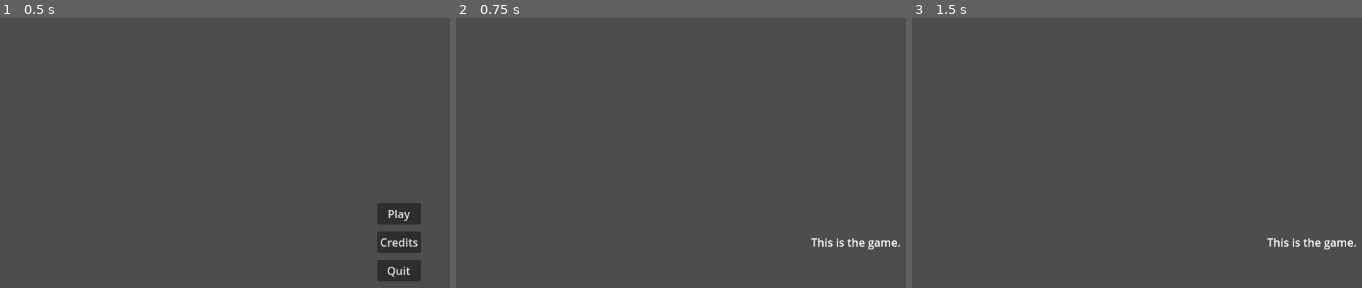
Above: before the commit, frames 1-3 (left to right).
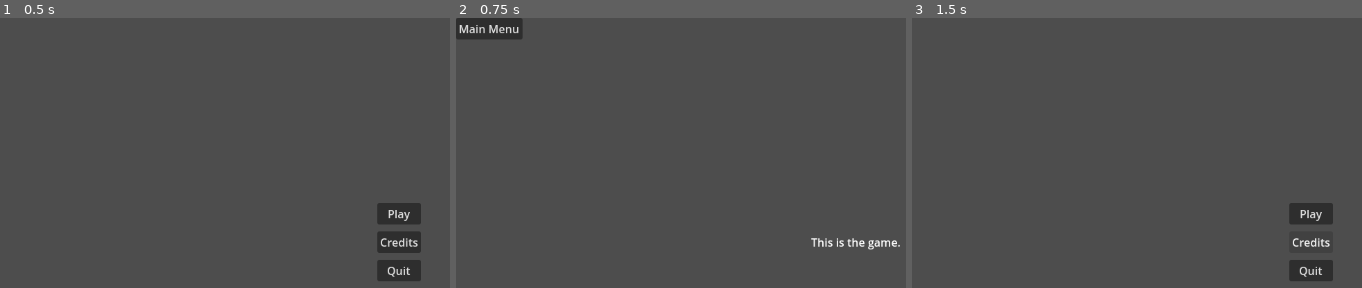
Above: after the commit, the same moments.

Repository: AlxGravel/LudumDare55_2024
Game: Godot game, scene res://MainMenu.tscn
Two runs of this game, one before a commit and one after it. Both use one fixed random seed, a clock stepped at 60 frames per second and the inputs below. The project has no main scene, so this scene is started directly.
Inputs (mouse positions are in pixels of both pictures, inside the frame that each line leads up to):
- Up to frame 1 (0.5 s): no input
- Up to frame 2 (0.75 s): click "Play" at 0.5 s
- Up to frame 3 (1.5 s): click (943, 28) at 1.25 s, where only the run after the commit has a clickable "Main Menu"

Frame 1 is identical in both runs. In frame 2, 1.1% of the frame differs, in the area x 0-15%, y 0-8%; in frame 3, 1.8%, in the area x 78-99%, y 68-98%.

Commit message:
Exit to main menu in game

Diff:
--- a/MainMenu.gd
+++ b/MainMenu.gd
@@ -2,7 +2,7 @@
 
 
 func _on_play_pressed():
-	get_tree().change_scene_to_file("res://FakeGamePlaceholder.tscn")
+	get_tree().change_scene_to_file("res://MainScene.tscn")
 
 func _on_quit_pressed():
 	get_tree().quit()
--- /dev/null
+++ b/MainScene.gd
@@ -0,0 +1,14 @@
+extends Label
+
+
+# Called when the node enters the scene tree for the first time.
+func _ready():
+	pass # Replace with function body.
+
+
+# Called every frame. 'delta' is the elapsed time since the previous frame.
+func _process(delta):
+	pass
+
+func _on_main_menu_pressed():
+	get_tree().change_scene_to_file("res://MainMenu.tscn")
--- a/MainScene.tscn
+++ b/MainScene.tscn
@@ -1,5 +1,16 @@
-[gd_scene load_steps=2 format=3 uid="uid://q7l0i4622wgo"]
+[gd_scene load_steps=3 format=3 uid="uid://q7l0i4622wgo"]
 
 [ext_resource type="PackedScene" uid="uid://c7xhuhadnlplm" path="res://FakeGamePlaceholder.tscn" id="1_17c4p"]
+[ext_resource type="Script" path="res://MainScene.gd" id="2_qk5gl"]
 
 [node name="Label" instance=ExtResource("1_17c4p")]
+script = ExtResource("2_qk5gl")
+
+[node name="Main menu" type="Button" parent="." index="0"]
+layout_mode = 0
+offset_right = 8.0
+offset_bottom = 8.0
+text = "Main Menu
+"
+
+[connection signal="pressed" from="Main menu" to="." method="_on_main_menu_pressed"]
--- a/project.godot
+++ b/project.godot
@@ -13,3 +13,11 @@
 config/name="LudumDare55_2024"
 config/features=PackedStringArray("4.2", "Forward Plus")
 config/icon="res://icon.svg"
+
+[input]
+
+"pause input"={
+"deadzone": 0.5,
+"events": [Object(InputEventKey,"resource_local_to_scene":false,"resource_name":"","device":-1,"window_id":0,"alt_pressed":false,"shift_pressed":false,"ctrl_pressed":false,"meta_pressed":false,"pressed":false,"keycode":0,"physical_keycode":4194305,"key_label":0,"unicode":0,"echo":false,"script":null)
+]
+}
